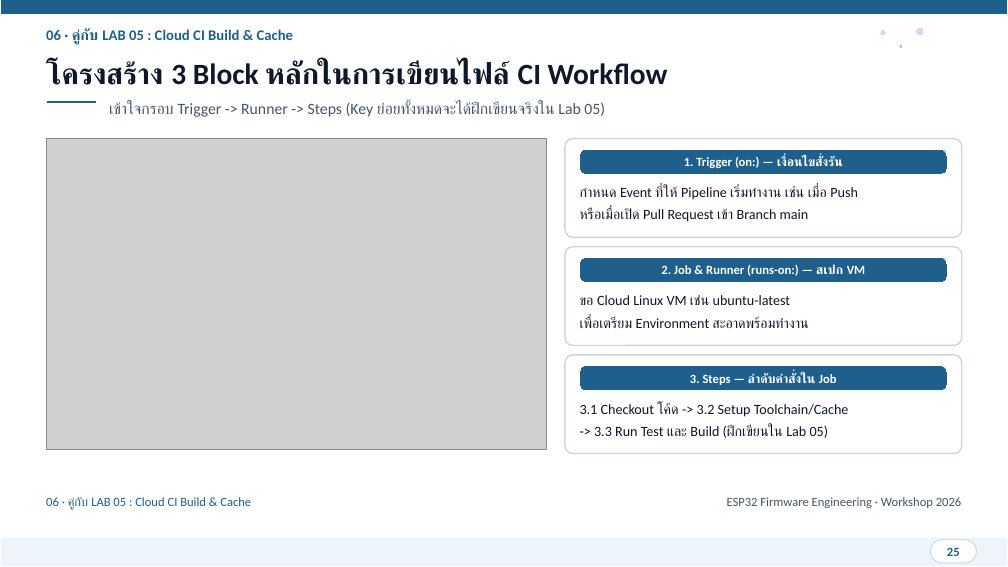
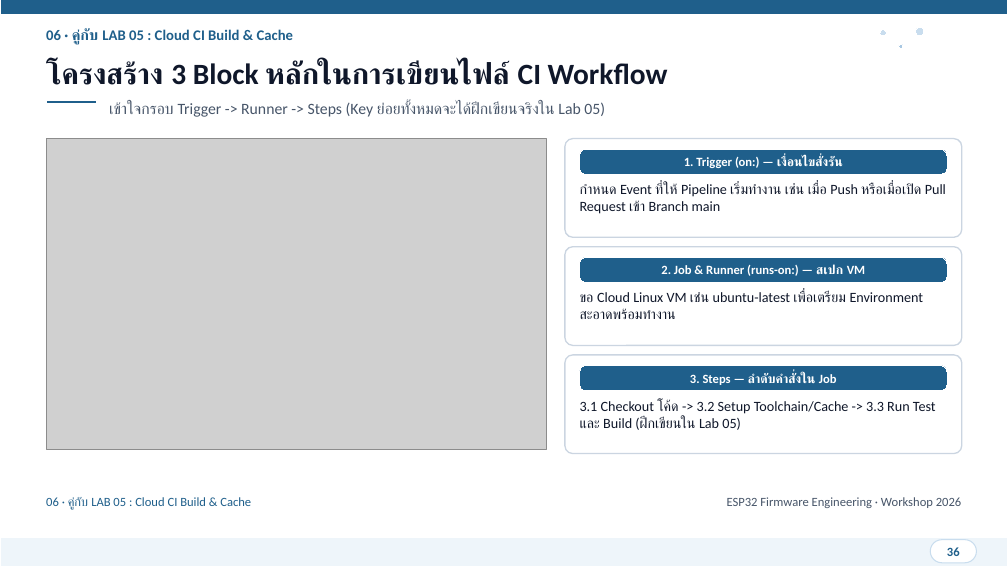
Before and after one commit to FreshmanMentor/git-practice, a slide deck: slide 36 of presentation/ESP32_Git_CICD_Workshop.pptx (slide 25 before the commit). Drawn at 1008x567 pixels with LibreOffice and Linux fonts; fonts in the diff are those of the drawing; grey boxes stand for pictures. Boxes give left, top, right and bottom in pixels: in the first picture for what was removed or moved away, otherwise in the second. Text is boxed around its words. In the diff, an @@ line names an element or a change of style, - is before the commit and + after.

```diff
--- a/presentation/ESP32_Git_CICD_Workshop.pptx
+++ b/presentation/ESP32_Git_CICD_Workshop.pptx
@@ text at [580,183,946,214]: text changed @@
-กำหนด Event ที่ให้ Pipeline เริ่มทำงาน เช่น เมื่อ Push
-หรือเมื่อเปิด Pull Request เข้า Branch main
+กำหนด Event ที่ให้ Pipeline เริ่มทำงาน เช่น เมื่อ Push หรือเมื่อเปิด Pull Request เข้า Branch main
@@ text at [580,291,923,319]: text changed @@
-ขอ Cloud Linux VM เช่น ubuntu-latest
-เพื่อเตรียม Environment สะอาดพร้อมทำงาน
+ขอ Cloud Linux VM เช่น ubuntu-latest เพื่อเตรียม Environment สะอาดพร้อมทำงาน
@@ text at [580,399,936,430]: text changed @@
-3.1 Checkout โค้ด -> 3.2 Setup Toolchain/Cache
--> 3.3 Run Test และ Build (ฝึกเขียนใน Lab 05)
+3.1 Checkout โค้ด -> 3.2 Setup Toolchain/Cache -> 3.3 Run Test และ Build (ฝึกเขียนใน Lab 05)
@@ text at [947,547,960,556]: text changed @@
-25
+36
```
Also in this commit, not shown: 27 other slides changed, 11 slides added, 1 other file.
